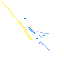
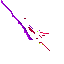
Before/after of a 64x64 layered artwork. What changed in the layer stack:
painted on "Copie de exe_lilac_mpbl_charging_0_e.png" over (1, 0, 50, 51)
